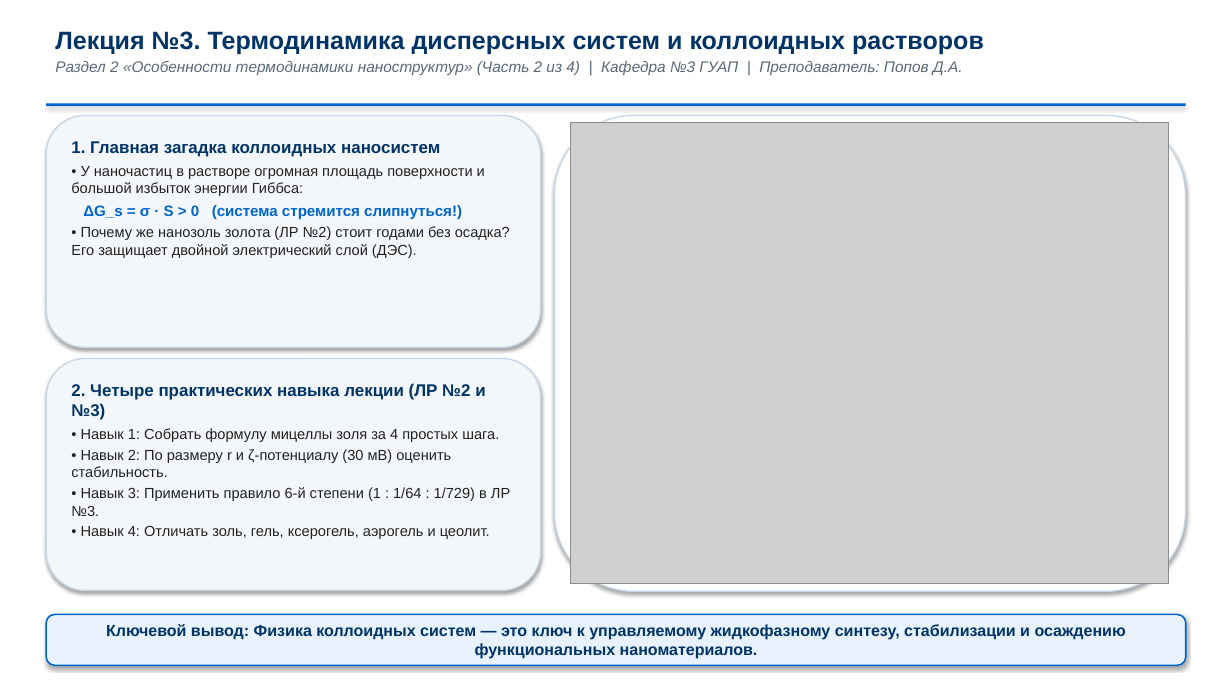
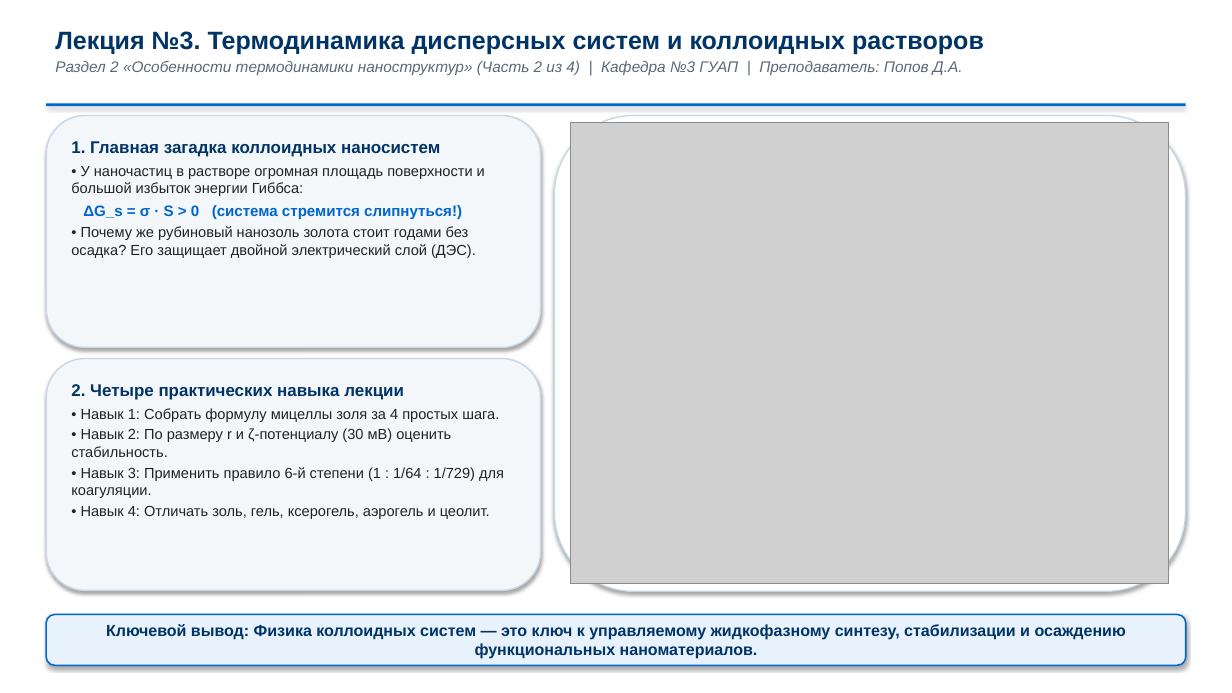
Before and after one commit to brattri3/nanophysics-course, a slide deck: slide 1 of course_materials/semester_4/lectures/lecture_03_colloids.pptx. Drawn at 1232x693 pixels with LibreOffice and Linux fonts; fonts in the diff are those of the drawing; grey boxes stand for pictures. Boxes give left, top, right and bottom in pixels: in the first picture for what was removed or moved away, otherwise in the second. Text is boxed around its words. In the diff, an @@ line names an element or a change of style, - is before the commit and + after.

```diff
--- a/course_materials/semester_4/lectures/lecture_03_colloids.pptx
+++ b/course_materials/semester_4/lectures/lecture_03_colloids.pptx
@@ text in rounded rectangle at <box>71,226,476,258</box>: text changed @@
-• Почему же нанозоль золота (ЛР №2) стоит годами без осадка? Его защищает двойной электрический слой (ДЭС).
+• Почему же рубиновый нанозоль золота стоит годами без осадка? Его защищает двойной электрический слой (ДЭС).
@@ text in rounded rectangle at <box>71,384,404,400</box>: text changed @@
-2. Четыре практических навыка лекции (ЛР №2 и №3)
+2. Четыре практических навыка лекции
@@ text in rounded rectangle at <box>71,467,504,498</box>: text changed @@
-• Навык 3: Применить правило 6-й степени (1 : 1/64 : 1/729) в ЛР №3.
+• Навык 3: Применить правило 6-й степени (1 : 1/64 : 1/729) для коагуляции.
```
Also in this commit, not shown: 5 other slides changed, 20 other files.
